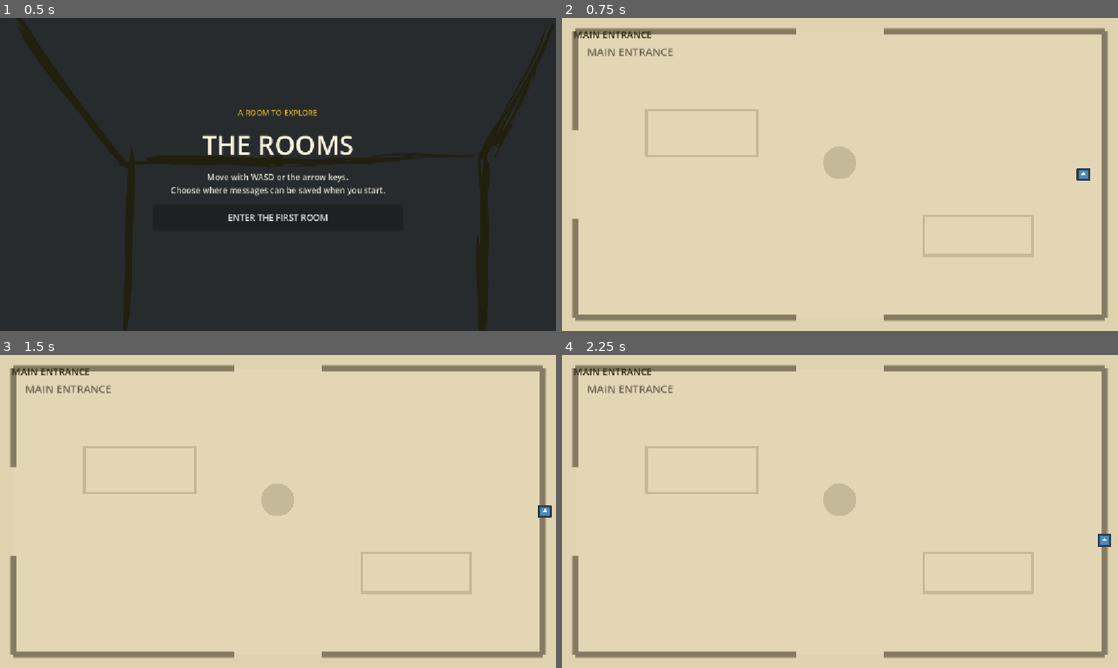
Above: before the commit, frames 1-4 (two rows, left to right).
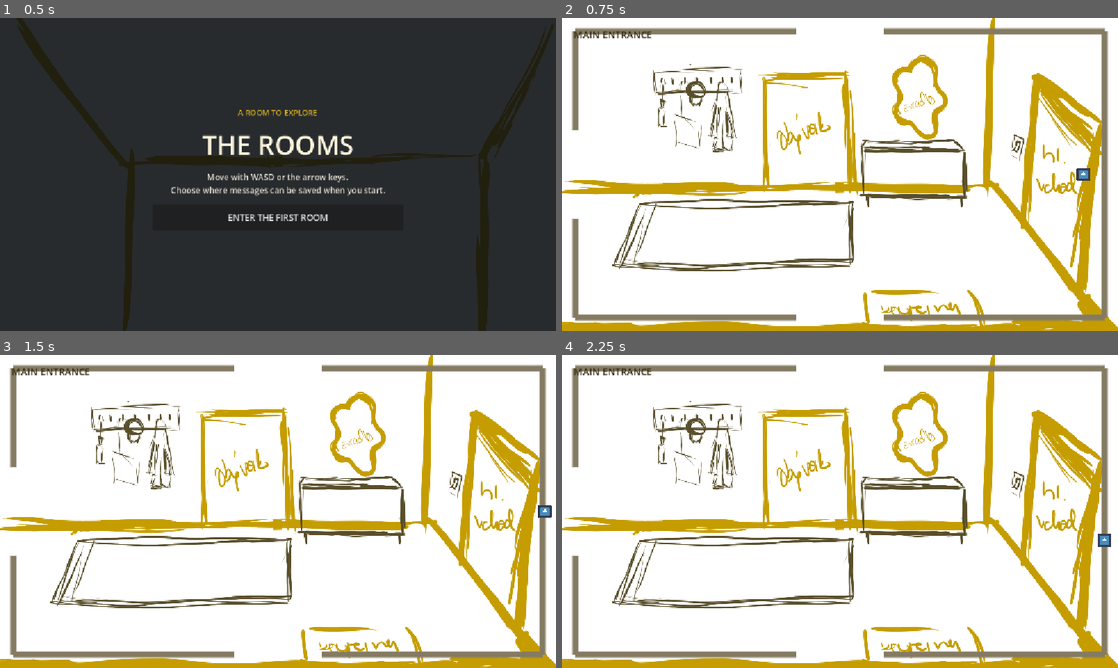
Above: after the commit, the same moments.

Repository: Sprotex/bechyne-game-jam-2026
Game: Godot game, scene res://scenes/root.tscn
Same seed, same stepped clock (60 frames per second), same inputs: the game is played once before the commit and once after it. The engine's default icon, where the game draws it, is replaced by a stand-in: a white triangle on a blue panel in a dark square.
Inputs:
- Up to frame 1 (0.5 s): no input
- Up to frame 2 (0.75 s): click "ENTER THE FIRST ROOM" at 0.5 s
- Up to frame 3 (1.5 s): tap Enter at 1.25 s; hold D (move_right) from 1.28 s (still down)
- Up to frame 4 (2.25 s): tap Space at 2 s; release D (move_right) at 2.03 s; hold S (move_down) from 2.03 s (still down)

Frame 1 is identical in both runs. In frame 2, 95% of the frame differs, in the area x 0-100%, y 0-100%; in frame 3, 95%; in frame 4, 95%.

Commit message:
Use supplied bathroom and entry hall art

Diff:
--- a/scenes/rooms/main_entrance.tscn
+++ b/scenes/rooms/main_entrance.tscn
@@ -1,9 +1,11 @@
 [gd_scene format=3]
 
 [ext_resource type="Script" path="res://scripts/room.gd" id="1_room"]
+[ext_resource type="Texture2D" path="res://assets/predsin.png" id="2_background"]
 
 [node name="MainEntrance" type="Node2D"]
 script = ExtResource("1_room")
+background_texture = ExtResource("2_background")
 room_title = "MAIN ENTRANCE"
 room_color = Color(0.87451, 0.82353, 0.68235, 1)
 left_room = "hall"
--- a/scenes/rooms/west_room.tscn
+++ b/scenes/rooms/west_room.tscn
@@ -1,9 +1,11 @@
 [gd_scene format=3]
 
 [ext_resource type="Script" path="res://scripts/room.gd" id="1_room"]
+[ext_resource type="Texture2D" path="res://assets/koupelna.png" id="2_background"]
 
 [node name="WestRoom" type="Node2D"]
 script = ExtResource("1_room")
+background_texture = ExtResource("2_background")
 room_title = "BATHROOM"
 room_color = Color(0.78431, 0.83529, 0.77647, 1)
 up_room = "entrance"
--- a/scripts/room.gd
+++ b/scripts/room.gd
@@ -2,6 +2,7 @@
 
 @export var room_title := "ROOM"
 @export var room_color := Color("#e8dfc6")
+@export var background_texture: Texture2D
 @export var up_room := ""
 @export var down_room := ""
 @export var left_room := ""
@@ -29,14 +30,18 @@
 
 
 func _draw() -> void:
-	draw_rect(Rect2(Vector2.ZERO, SIZE), room_color)
-	draw_rect(Rect2(Vector2(EDGE, EDGE), SIZE - Vector2(EDGE * 2.0, EDGE * 2.0)), room_color.lightened(0.08))
+	if background_texture:
+		draw_texture_rect(background_texture, Rect2(Vector2.ZERO, SIZE), false)
+	else:
+		draw_rect(Rect2(Vector2.ZERO, SIZE), room_color)
+		draw_rect(Rect2(Vector2(EDGE, EDGE), SIZE - Vector2(EDGE * 2.0, EDGE * 2.0)), room_color.lightened(0.08))
 	_draw_wall("up")
 	_draw_wall("down")
 	_draw_wall("left")
 	_draw_wall("right")
-	draw_string(ThemeDB.fallback_font, Vector2(52, 78), room_title, HORIZONTAL_ALIGNMENT_LEFT, -1, 22, Color("#665f4d"))
-	_draw_furniture()
+	if not background_texture:
+		draw_string(ThemeDB.fallback_font, Vector2(52, 78), room_title, HORIZONTAL_ALIGNMENT_LEFT, -1, 22, Color("#665f4d"))
+		_draw_furniture()
 	if staircase_position != Vector2.ZERO:
 		_draw_staircase(staircase_position)
 
Binary file added: assets/domecek.png
Not shown, added: assets/domecek.png.import
Binary file added: assets/koupelna.png
Not shown, added: assets/koupelna.png.import
Binary file added: assets/predsin.png
Not shown, added: assets/predsin.png.import
